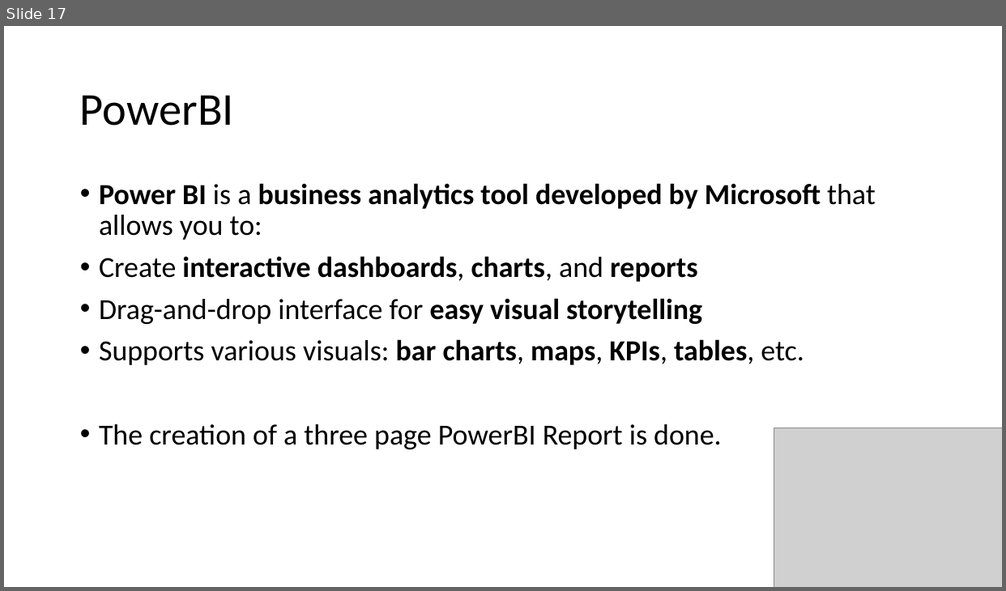
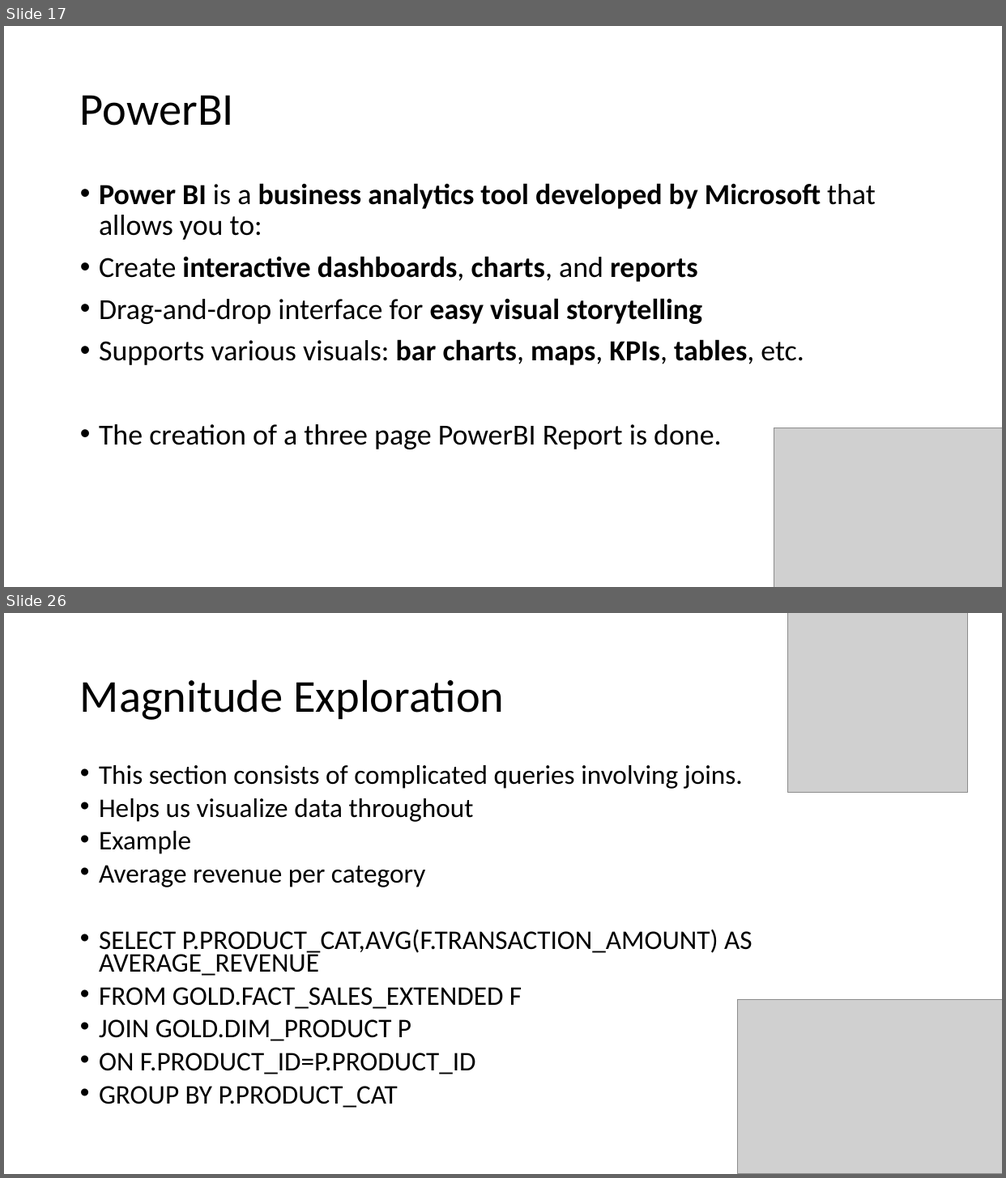
Before and after one commit to Vishwanaathh/RETAIL_SALES_DATA_ANALYTICS, a slide deck: Retail Sales Data Analysis.pptx. Shown one above the other, each under a label of ours: slide 17 before the commit, slides 17 and 26 after it; the slides between them are not shown. The pictures are 1006x591 and 1006x1178 pixels, drawn with LibreOffice and Linux fonts; fonts in the diff are those of the drawing; grey boxes stand for pictures. Boxes give left, top, right and bottom in pixels: in the first picture for what was removed or moved away, otherwise in the second. Text is boxed around its words. In the diff, an @@ line names an element or a change of style, - is before the commit and + after.

```diff
--- a/Retail Sales Data Analysis.pptx
+++ b/Retail Sales Data Analysis.pptx
@@ slide 26 added at [4,613,1002,1174], background #FFFFFF @@
@@ picture added at [788,613,967,793] @@
@@ title added at [80,679,504,720], 44 pt, text #000000 @@
+Magnitude Exploration
@@ text added at [99,765,752,1108], 25.9 pt, text #000000 @@
+• This section consists of complicated queries involving joins.
+• Helps us visualize data throughout
+• Example
+• Average revenue per category
+• SELECT P.PRODUCT_CAT,AVG(F.TRANSACTION_AMOUNT) AS AVERAGE_REVENUE
+• FROM GOLD.FACT_SALES_EXTENDED F
+• JOIN GOLD.DIM_PRODUCT P
+• ON F.PRODUCT_ID=P.PRODUCT_ID
+• GROUP BY P.PRODUCT_CAT
@@ picture added at [738,1000,1002,1174] @@
```
Also in this commit, not shown: 11 other slides added, 6 other files.
